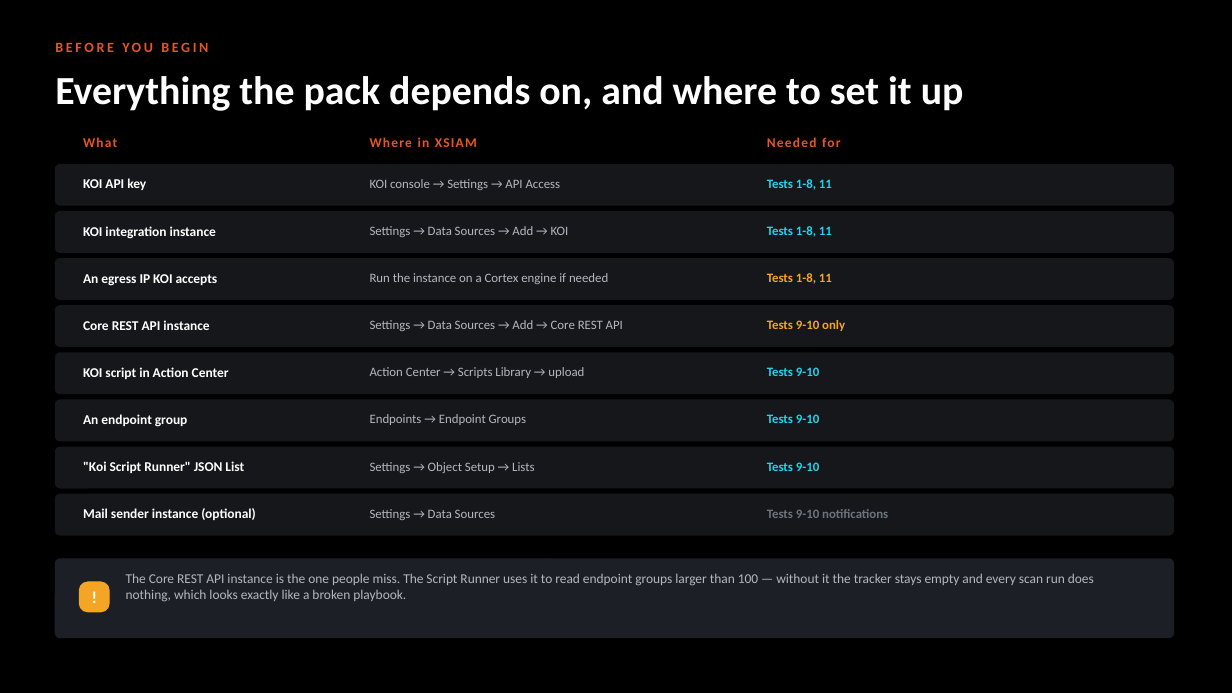
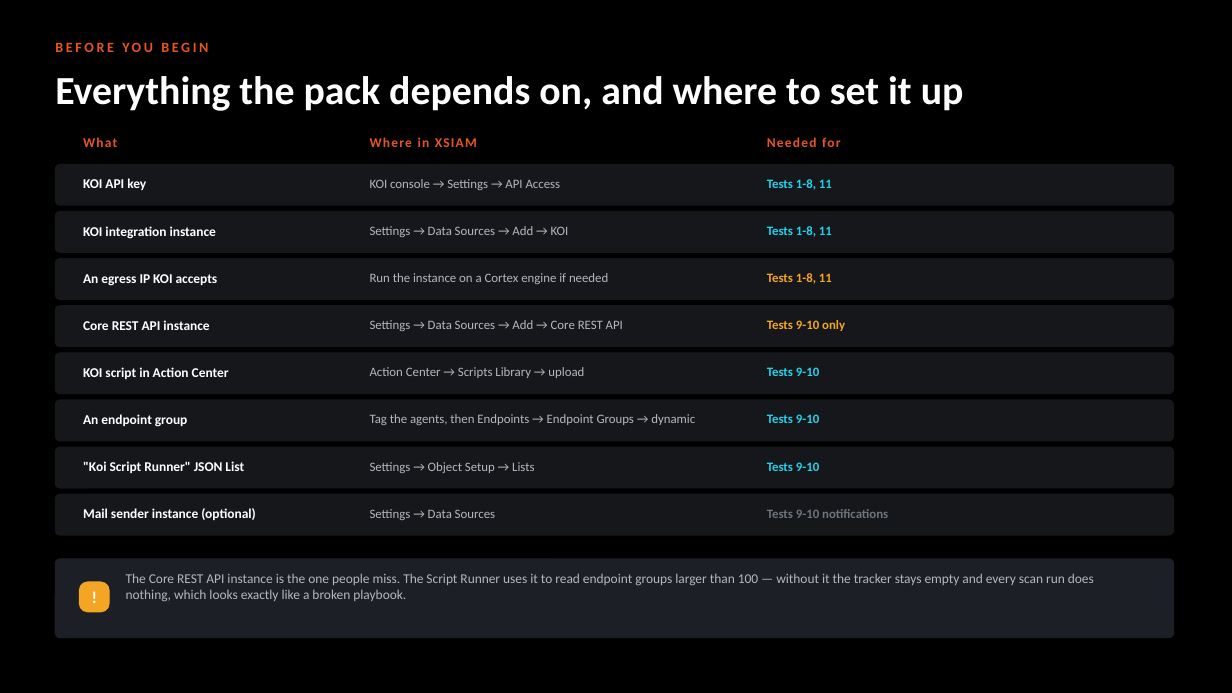
Before and after one commit to ayman-m/koi-xsiam-pack, a slide deck: slide 4 of docs/KOI_Content_Pack_Test_Guide.pptx. Drawn at 1232x693 pixels with LibreOffice and Linux fonts; fonts in the diff are those of the drawing. Boxes give left, top, right and bottom in pixels: in the first picture for what was removed or moved away, otherwise in the second. Text is boxed around its words. In the diff, an @@ line names an element or a change of style, - is before the commit and + after.

```diff
--- a/docs/KOI_Content_Pack_Test_Guide.pptx
+++ b/docs/KOI_Content_Pack_Test_Guide.pptx
@@ text at <box>370,414,695,425</box>: text changed @@
-Endpoints → Endpoint Groups
+Tag the agents, then Endpoints → Endpoint Groups → dynamic
```
Also in this commit, not shown: 3 other slides changed, 7 other files.
